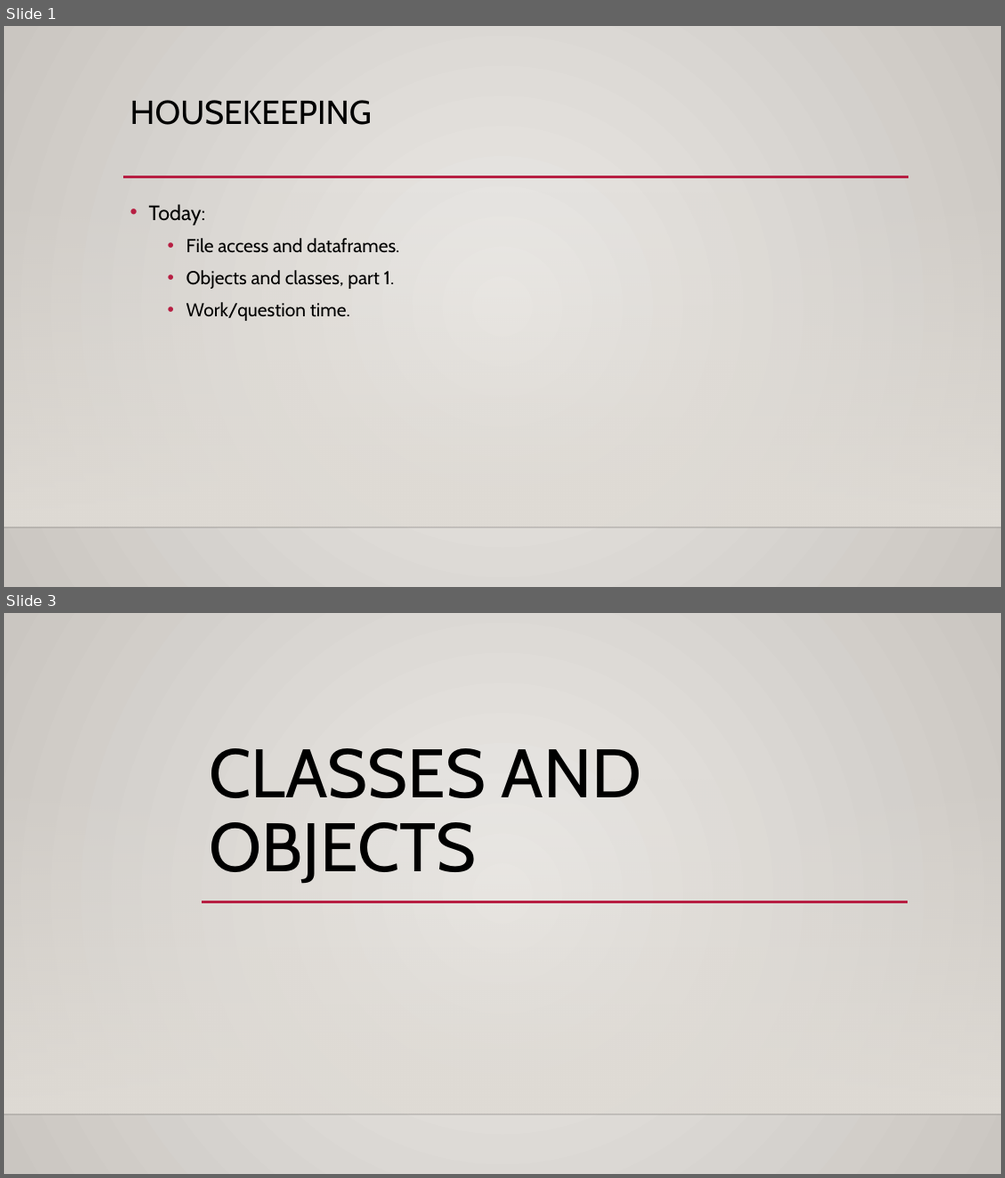
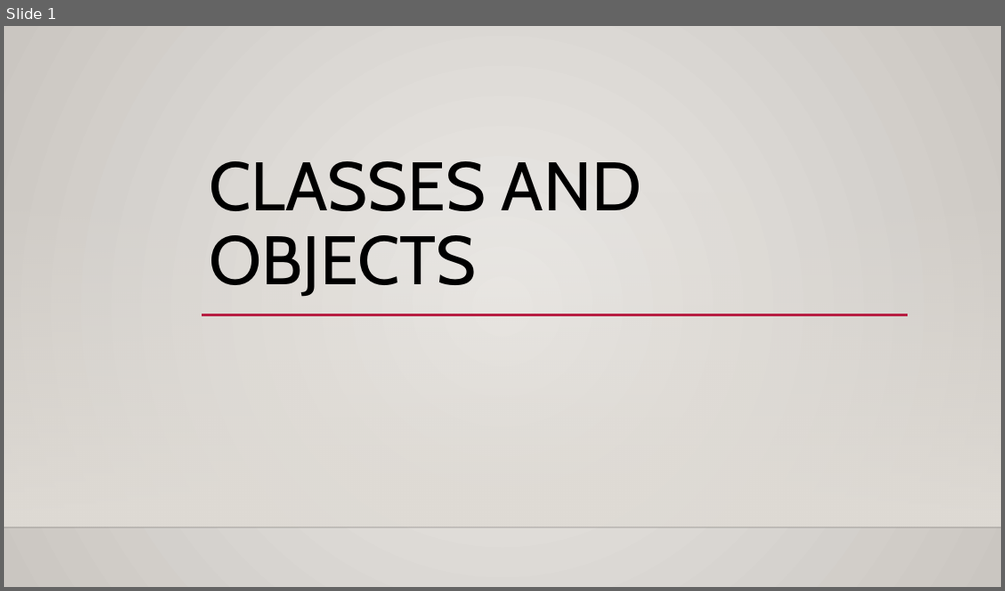
Before and after one commit to okohnkay/Programming_Basics_for_ML, a slide deck: course_material/slides/006_classes_obj_1.pptx. Shown one above the other, each under a label of ours: slides 1 and 3 before the commit, slide 1 after it; the slides between them are not shown. The pictures are 1005x1178 and 1005x591 pixels, drawn with LibreOffice and Linux fonts; fonts in the diff are those of the drawing; background and template pictures are left out. Boxes give left, top, right and bottom in pixels: in the first picture for what was removed or moved away, otherwise in the second. Text is boxed around its words. In the diff, an @@ line names an element or a change of style, - is before the commit and + after.

```diff
--- a/course_material/slides/006_classes_obj_1.pptx
+++ b/course_material/slides/006_classes_obj_1.pptx
@@ slide 1 removed at [4,26,1001,587], background gradient #ECEAE7 to #CAC7C1; not listed: 2 template elements that a slide beside it also shows @@
@@ title removed at [130,100,372,125] @@
-HOUSEKEEPING
@@ line removed from (123, 177) to (909, 177) @@
@@ text removed at [149,204,399,321] @@
-• Today:
-  • File access and dataframes.
-  • Objects and classes, part 1.
-  • Work/question time.
@@ what was slide 3 is now slide 1 @@
```
Also in this commit, not shown: 1 other slide removed, 1 other file.
